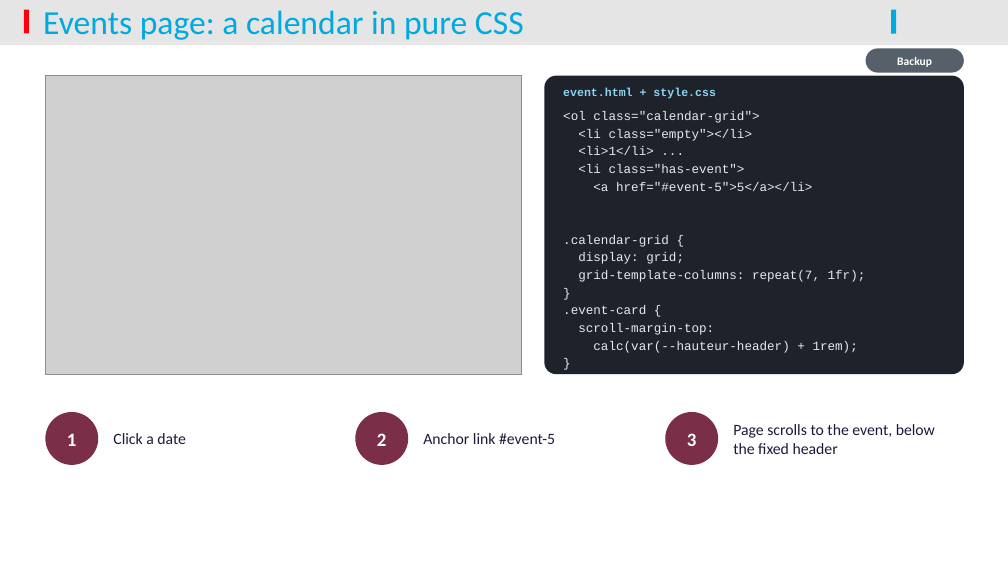
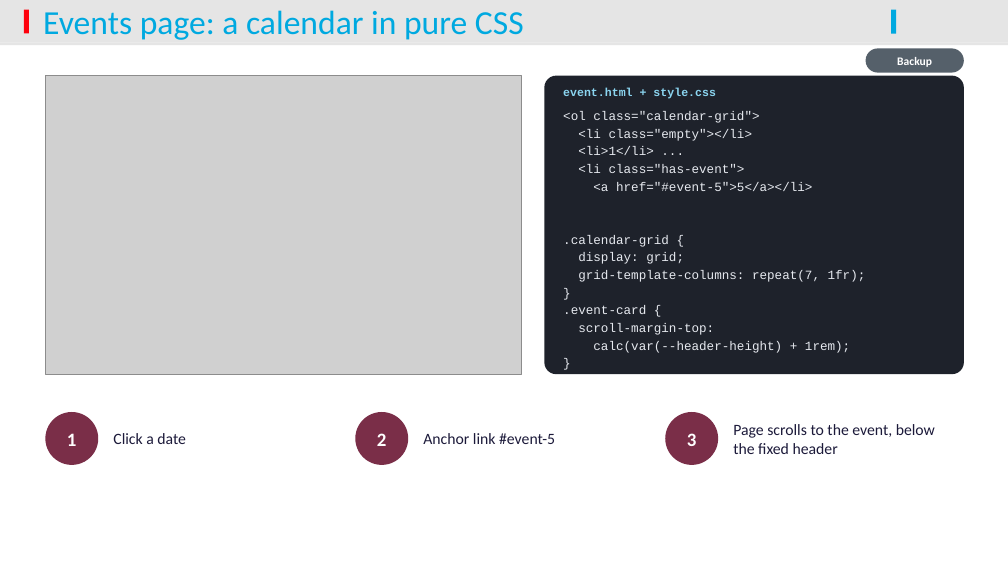
Before and after one commit to Mathatou/WebDesign, a slide deck: slide 13 of ITW_Presentation_Saint-Gratien.pptx (slide 12 before the commit). Drawn at 1008x567 pixels with LibreOffice and Linux fonts; fonts in the diff are those of the drawing; grey boxes stand for pictures; background and template pictures are left out. Boxes give left, top, right and bottom in pixels: in the first picture for what was removed or moved away, otherwise in the second. Text is boxed around its words. In the diff, an @@ line names an element or a change of style, - is before the commit and + after.

```diff
--- a/ITW_Presentation_Saint-Gratien.pptx
+++ b/ITW_Presentation_Saint-Gratien.pptx
@@ text at bbox=[593, 341, 850, 353]: text changed @@
-calc(var(--hauteur-header) + 1rem);
+calc(var(--header-height) + 1rem);
```
Also in this commit, not shown: 6 other slides changed, 13 other files.
